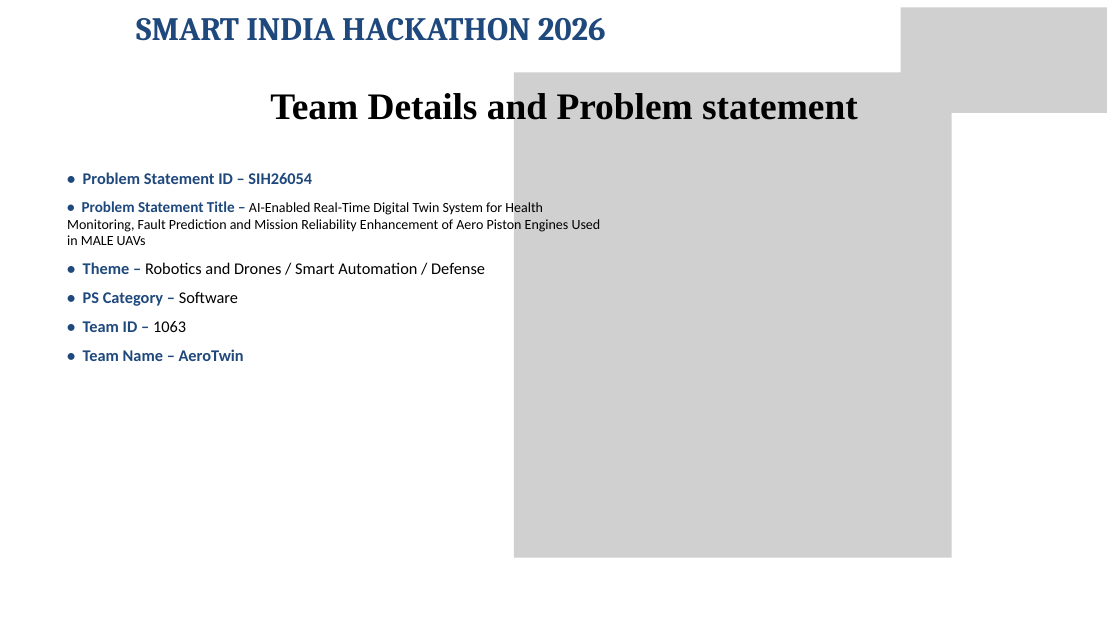
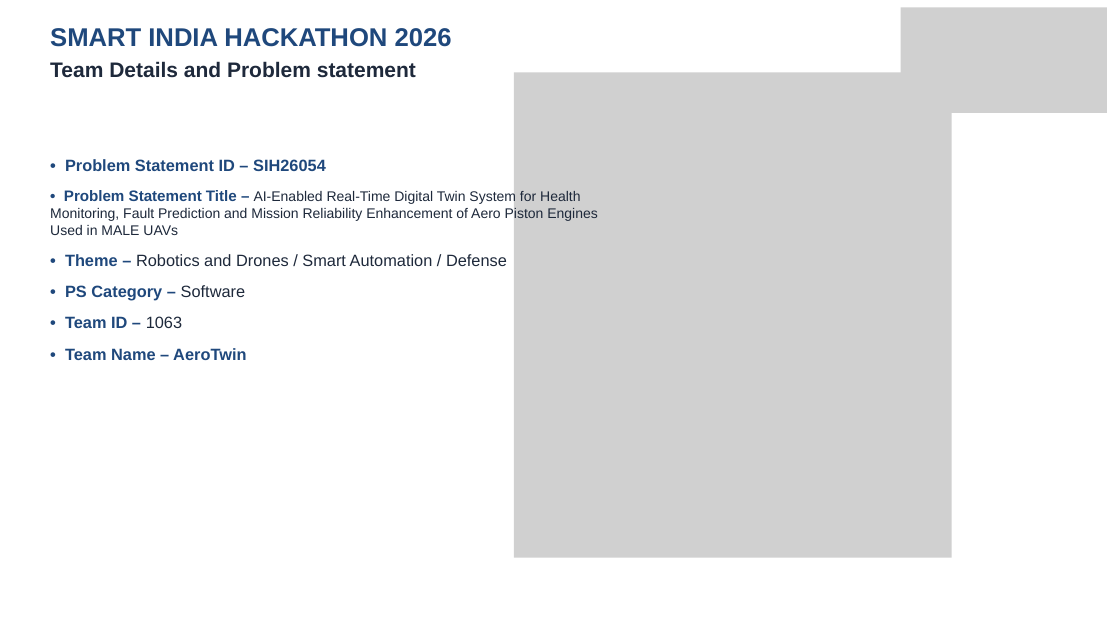
Before and after one commit to sanket-surya/Project-Shree-Ganesh-2, a slide deck: slide 1 of AeroTwin_SIH2026_Official_Presentation.pptx. Drawn at 1120x630 pixels with LibreOffice and Linux fonts; fonts in the diff are those of the drawing; grey boxes stand for pictures. Boxes give left, top, right and bottom in pixels: in the first picture for what was removed or moved away, otherwise in the second. Text is boxed around its words. In the diff, an @@ line names an element or a change of style, - is before the commit and + after.

Commit message:
Fix presentation layout: resolve text overlaps, align cards, replace foreign assets with defense visuals

```diff
--- a/AeroTwin_SIH2026_Official_Presentation.pptx
+++ b/AeroTwin_SIH2026_Official_Presentation.pptx
@@ text "SMART INDIA HACKATHON 2026": place and size @@
-text "SMART INDIA HACKATHON 2026" at [136, 18, 606, 41]
+text "SMART INDIA HACKATHON 2026" at [50, 28, 452, 78]
@@ text at [50, 28, 452, 47]: size 28 to 22 pt, font Cambria to Arial in "SMART INDIA HACKATHON 2026" @@
@@ text at [50, 61, 416, 78]: paragraph added @@
+Team Details and Problem statement
@@ text removed at [270, 91, 858, 127] @@
-Team Details and Problem statement
@@ text "• Problem Statement ID – ...": place and size @@
-text "• Problem Statement ID – ..." at [67, 172, 601, 361]
+text "• Problem Statement ID – ..." at [50, 159, 598, 360]
@@ text "• Problem Statement ID – ..." at [50, 159, 598, 360]: font Calibri to Arial; text colour #000000 to #1E293B in "AI-Enabled Real-Time Digital Twin System for Health ...", "Robotics and Drones / Smart Automation / ...", "Software", "1063"; more space between paragraphs @@
```
Also in this commit, not shown: 5 other slides changed, 1 other file.
